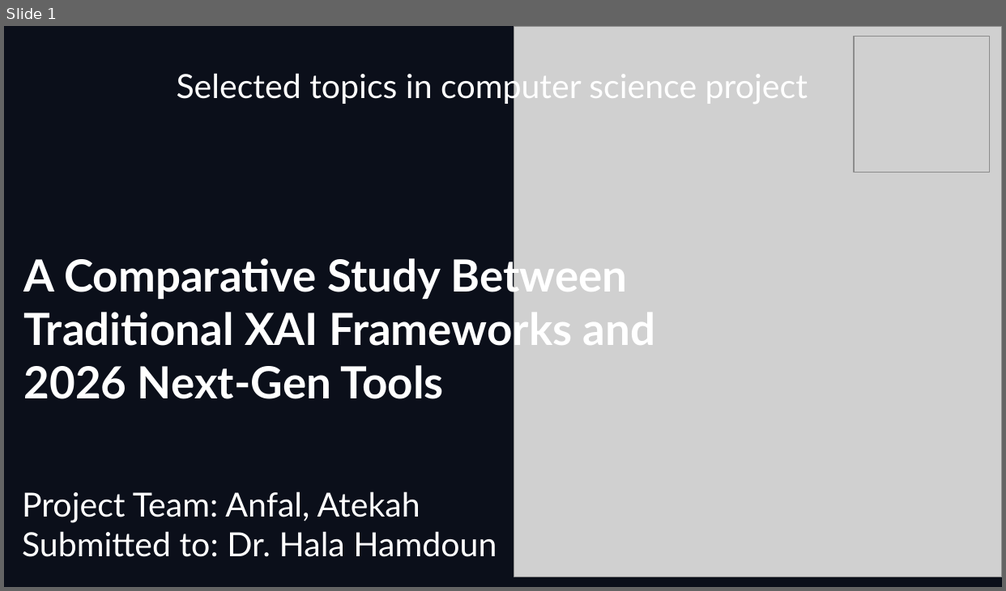
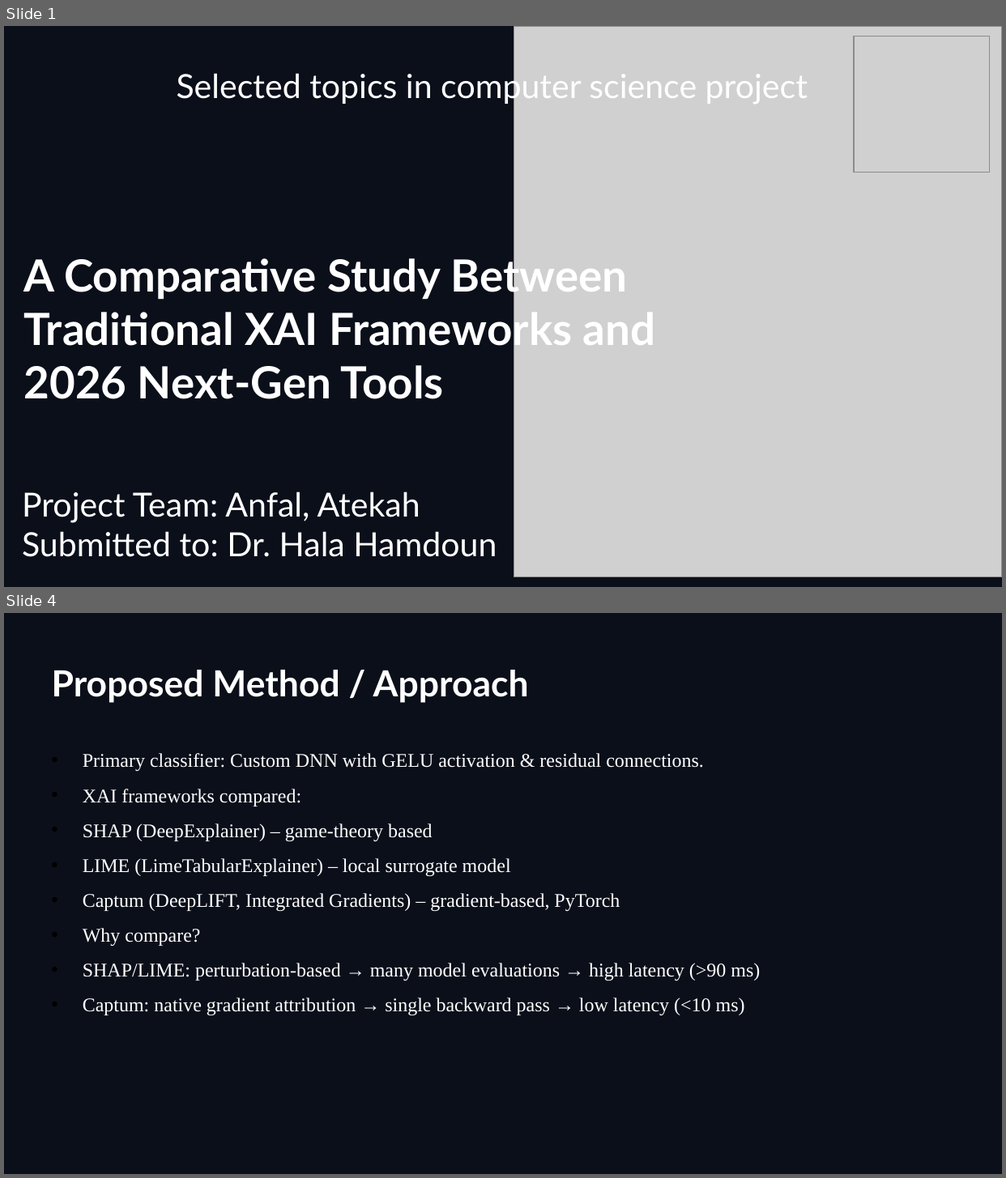
Before and after one commit to Anfal2004/XAI_M2, a slide deck: ST4CS_PPT.pptx. Shown one above the other, each under a label of ours: slide 1 before the commit, slides 1 and 4 after it; the slides between them are not shown. The pictures are 1006x591 and 1006x1178 pixels, drawn with LibreOffice and Linux fonts; fonts in the diff are those of the drawing; grey boxes stand for pictures; background and template pictures are left out. Boxes give left, top, right and bottom in pixels: in the first picture for what was removed or moved away, otherwise in the second. Text is boxed around its words. In the diff, an @@ line names an element or a change of style, - is before the commit and + after.

```diff
--- a/ST4CS_PPT.pptx
+++ b/ST4CS_PPT.pptx
@@ slide 4 added at (4,613,1002,1174), background picture (left out) @@
@@ title added at (52,670,529,703), 26 pt, text #FFFFFF, bold @@
+Proposed Method / Approach
@@ text added at (83,753,760,1016), 14 pt, text #FFFFFF @@
+  • Primary classifier: Custom DNN with GELU activation & residual connections.
+  • XAI frameworks compared:
+  • SHAP (DeepExplainer) – game‑theory based
+  • LIME (LimeTabularExplainer) – local surrogate model
+  • Captum (DeepLIFT, Integrated Gradients) – gradient‑based, PyTorch
+  • Why compare?
+  • SHAP/LIME: perturbation‑based → many model evaluations → high latency (>90 ms)
+  • Captum: native gradient attribution → single backward pass → low latency (<10 ms)
```
Also in this commit, not shown: 1 slide changed, 4 other slides added.
